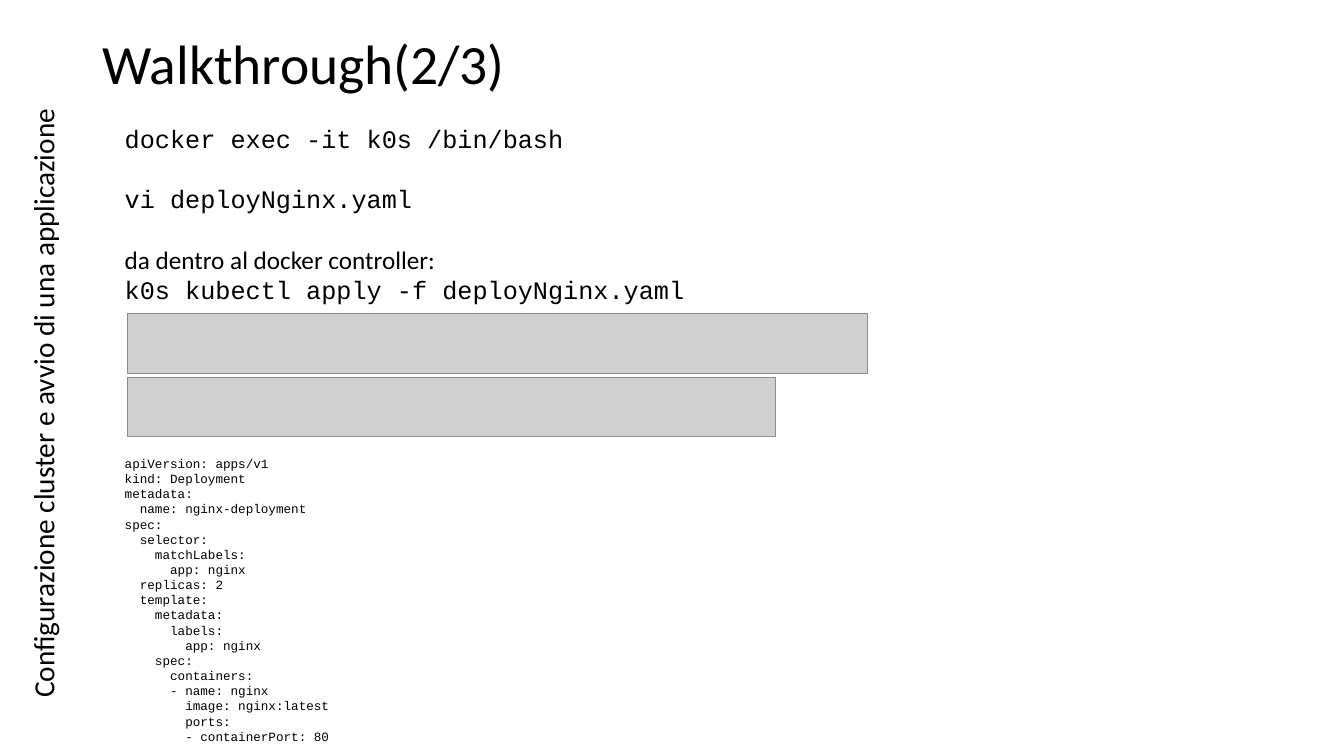
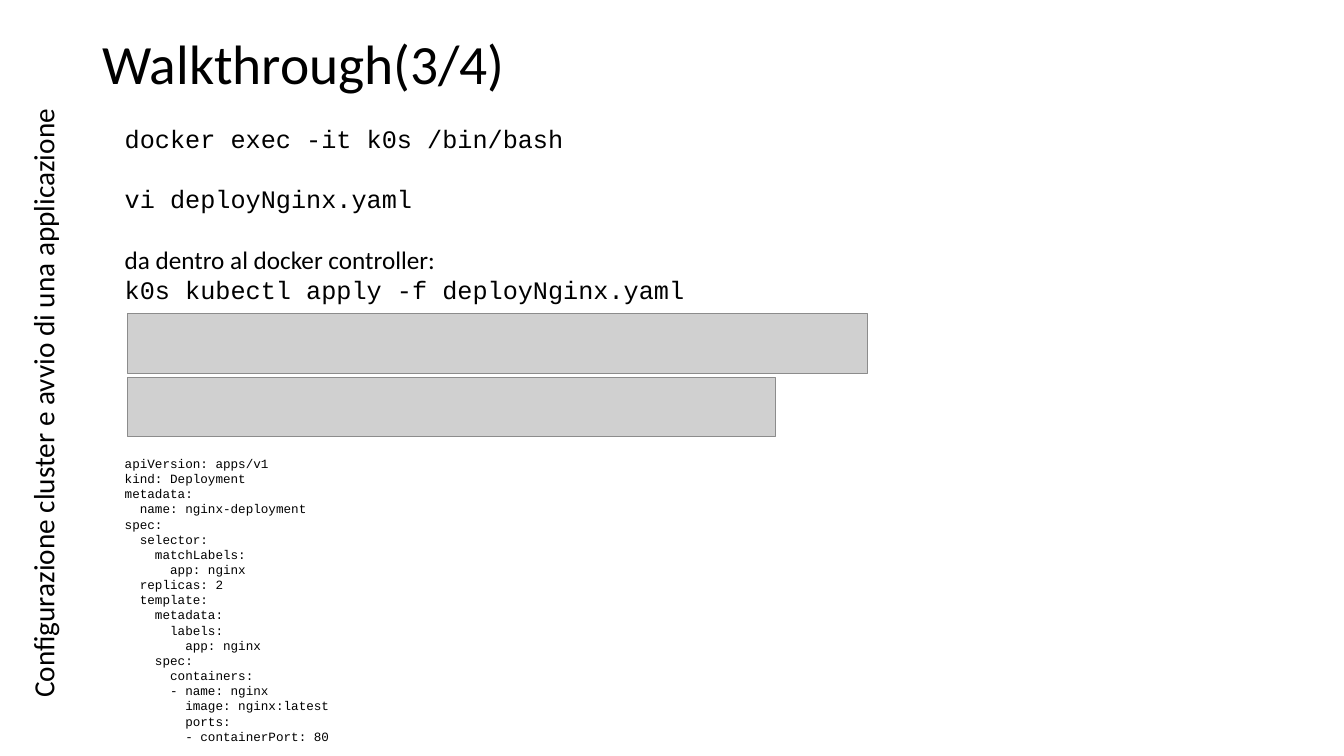
Before and after one commit to scastagnoli/academySisal, a slide deck: slide 19 of kubernetes.pptx (slide 18 before the commit). Drawn at 1344x756 pixels with LibreOffice and Linux fonts; fonts in the diff are those of the drawing; grey boxes stand for pictures. Boxes give left, top, right and bottom in pixels: in the first picture for what was removed or moved away, otherwise in the second. Text is boxed around its words. In the diff, an @@ line names an element or a change of style, - is before the commit and + after.

```diff
--- a/kubernetes.pptx
+++ b/kubernetes.pptx
@@ title at (102,43,504,94): text changed @@
-Walkthrough(2/3)
+Walkthrough(3/4)
```
Also in this commit, not shown: 8 other slides changed, 1 slide added.
